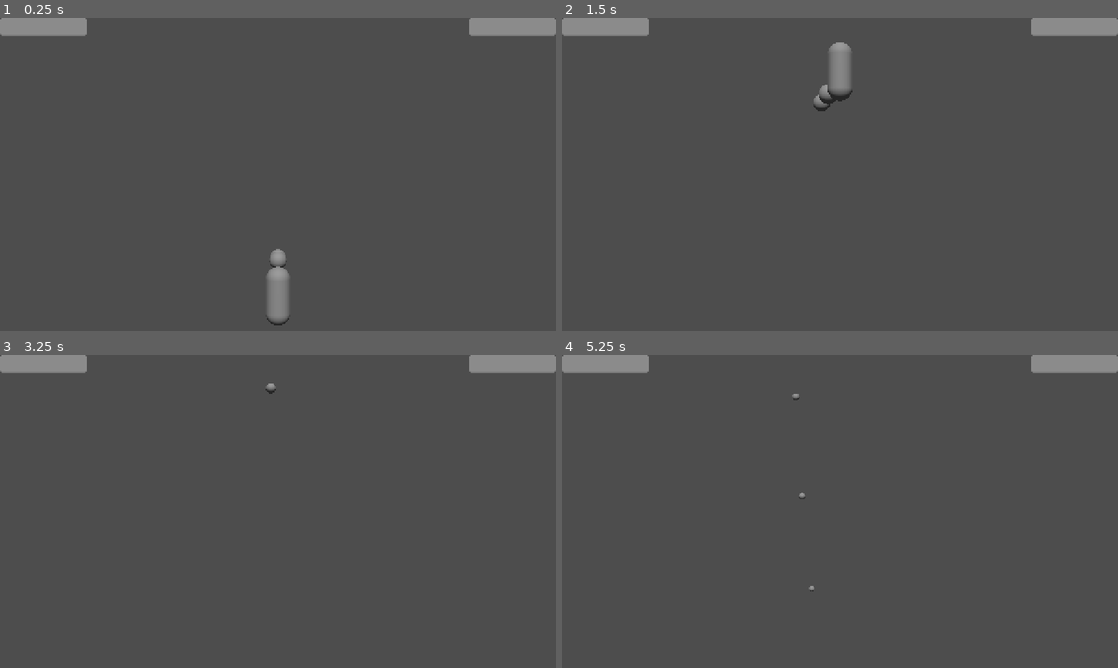
Above: before the commit, frames 1-4 (two rows, left to right).
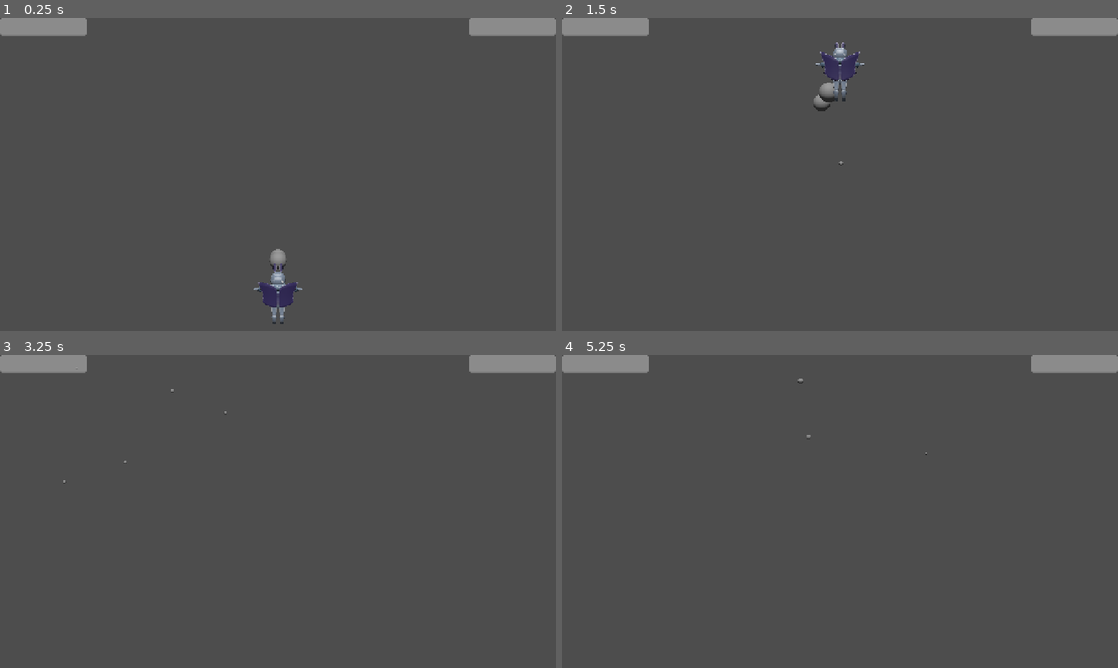
Above: after the commit, the same moments.

Repository: thomaskareka/csce552-3d
Game: Godot game, scene res://scenes/Gameplay.tscn
Same seed, same stepped clock (60 frames per second), same inputs: the game is played once before the commit and once after it.
Inputs (mouse positions are in pixels of both pictures, inside the frame that each line leads up to):
- Up to frame 1 (0.25 s): no input
- Up to frame 2 (1.5 s): tap Enter at 0.5 s; move the mouse to (867, 174) at 0.52 s; press the mouse at (867, 174) at 0.53 s; hold W (move_up) from 0.53 s (still down); move the mouse to (812, 174) at 1.27 s; release the mouse at (812, 174) at 1.28 s; right-click (812, 174) at 1.35 s
- Up to frame 3 (3.25 s): keep holding W (move_up); move the mouse to (289, 505) at 2.02 s; press the mouse at (289, 505) at 2.03 s; move the mouse to (272, 517) at 2.77 s; release the mouse at (272, 517) at 2.78 s; right-click (272, 517) at 2.85 s
- Up to frame 4 (5.25 s): keep holding W (move_up); move the mouse to (878, 514) at 3.52 s; press the mouse at (878, 514) at 3.53 s; move the mouse to (795, 508) at 4.27 s; release the mouse at (795, 508) at 4.28 s; right-click (795, 508) at 4.35 s; move the mouse to (845, 511) at 5.02 s; press the mouse at (845, 511) at 5.03 s

The runs differ from the first frame. In frame 1, 0.7% of the frame differs, in the area x 45-55%, y 78-99%; in frame 2, 0.8%, in the area x 45-55%, y 7-48%; in frame 3, less than 0.1%; in frame 4, less than 0.1%.

Commit message:
start of boss states, setup blobs

Diff:
--- /dev/null
+++ b/components/ai/MovementHelper.gd
@@ -0,0 +1,13 @@
+extends Node
+class_name MovementHelper
+
+static func get_position_from_target(source: Vector3, target: Vector3, velocity: float, delta: float) -> Vector3:
+	var direction = target - source
+	var distance = direction.length_squared()
+
+	var move_distance = velocity * delta
+	if move_distance >= distance:
+		return target
+
+	var new_position = source + direction.normalized() * move_distance
+	return new_position
--- /dev/null
+++ b/components/ai/blob_ai.gd
@@ -0,0 +1,16 @@
+extends EnemyAI
+class_name BlobEnemyAI
+const BLOB_SCENE = preload("uid://b578iscp5s8yq")
+const BLOB_COUNT = 10
+
+@export var TARGET_Z = 20
+
+var blobs: Array[Node3D] = []
+
+func _ready() -> void:
+	for i in range(BLOB_COUNT):
+		var new_blob = BLOB_SCENE.instantiate()
+		new_blob.position.x += i * 4
+		add_child(new_blob)
+		blobs.append(new_blob)
+	super._ready()
--- a/components/ai/state.gd
+++ b/components/ai/state.gd
@@ -6,16 +6,23 @@
 var entity: Node = null
 var state_magine: Node = null
 
+var state_length := 10.0
+var time_remaining := 10.0
+var transition_state = ""
+
 func enter(_entity: Node, _machine: Node, params: Dictionary = {}) -> void:
 	entity = _entity
 	state_magine = _machine
+	time_remaining = state_length
 	set_physics_process(true)
 
 func exit() -> void:
 	set_physics_process(false)
 
 func tick(delta: float) -> void:
-	pass
+	time_remaining -= delta
+	if time_remaining <= 0:
+		request_transition_to(transition_state)
 
 func request_transition_to(_name: String, params: Dictionary = {}) -> void:
 	request_transition.emit(_name, params)
--- a/components/ai/state_machine.gd
+++ b/components/ai/state_machine.gd
@@ -8,6 +8,7 @@
 var current_state_name: String = ""
 
 func change_to_start() -> void:
+	print("changing to start state ", start_state)
 	if start_state != "":
 		change_state(start_state)
 
--- /dev/null
+++ b/components/ai/states/blobs/CircleIdle.tscn
@@ -0,0 +1,6 @@
+[gd_scene load_steps=2 format=3 uid="uid://xvs1lencgiw4"]
+
+[ext_resource type="Script" uid="uid://8mkbk6poe4fp" path="res://components/ai/states/blobs/circle_idle.gd" id="1_b0syv"]
+
+[node name="CircleIdle" type="Node3D"]
+script = ExtResource("1_b0syv")
--- /dev/null
+++ b/components/ai/states/blobs/circle_idle.gd
@@ -0,0 +1,21 @@
+extends State
+class_name CircleIdleState
+
+var blobs: Array[Node3D] = []
+var velocity = 20
+
+func enter(_entity: Node, _machine: Node, params: Dictionary = {}) -> void:
+	super.enter(_entity, _machine, params)
+	if _entity is BlobEnemyAI:
+		blobs = _entity.blobs
+	else:
+		request_transition_to(transition_state)
+
+func tick(delta: float) -> void:
+	var center = entity.position
+	for i in range(blobs.size()):
+		var angle = TAU / blobs.size() * i + (time_remaining * 1.5)
+		var x = center.x + (10 * cos(angle))
+		var y = center.y + (10 * sin(angle))
+		blobs[i].position = MovementHelper.get_position_from_target(blobs[i].position, Vector3(x, y, 0), velocity, delta)
+	super.tick(delta)
--- a/components/ai/states/idle/IdleState.tscn
+++ /dev/null
@@ -1,16 +0,0 @@
-[gd_scene load_steps=2 format=3 uid="uid://c43nsn81hxn6c"]
-
-[sub_resource type="GDScript" id="GDScript_rals6"]
-script/source = "extends State
-
-@export var timer := 2.0
-@export var test: String = \"\"
-
-func tick(delta: float) -> void:
-	if timer < 0:
-		request_transition_to(test)
-"
-
-[node name="IdleState" type="Node3D"]
-script = SubResource("GDScript_rals6")
-test = "b"
--- a/components/ai/states/idle/IdleState2.tscn
+++ /dev/null
@@ -1,16 +0,0 @@
-[gd_scene load_steps=2 format=3 uid="uid://1samddi45bot"]
-
-[sub_resource type="GDScript" id="GDScript_rals6"]
-script/source = "extends State
-
-@export var timer := 2.0
-@export var test: String = \"\"
-
-func tick(delta: float) -> void:
-	if timer < 0:
-		request_transition_to(test)
-"
-
-[node name="IdleState" type="Node3D"]
-script = SubResource("GDScript_rals6")
-test = "a"
--- a/components/gameplay/entity_tracker.gd
+++ b/components/gameplay/entity_tracker.gd
@@ -5,10 +5,13 @@
 
 var player: Node3D
 var boss: Node3D
+var boss_targets: Array[Node3D]
 
 func init(_player, _boss) -> void:
 	player = _player
 	boss = _boss
+	if boss is BlobEnemyAI:
+		boss_targets = boss.blobs
 
 func reset() -> void:
 	player = null
@@ -20,6 +23,17 @@
 	return Vector3.ZERO
 
 func get_boss_position() -> Vector3:
-	if player:
+	if boss:
 		return boss.global_position
 	return Vector3.ZERO
+
+func get_closest(starting_position: Vector3) -> Vector3:
+	var closest = null
+	var minimum_distance = INF
+
+	for target: Node3D in boss_targets:
+		var distance = target.global_position.distance_squared_to(starting_position)
+		if distance < minimum_distance:
+			minimum_distance = distance
+			closest = target
+	return closest.global_position
--- a/components/projectiles/movement_data/tracking_move.gd
+++ b/components/projectiles/movement_data/tracking_move.gd
@@ -20,7 +20,7 @@
 			pass
 		ColliderMasks.TARGETS.NEAREST_ENEMY:
 			#TODO: get nearest
-			target_position = entity_tracker.get_boss_position()
+			target_position = entity_tracker.get_closest(p.global_position)
 		ColliderMasks.TARGETS.BOSS:
 			target_position = entity_tracker.get_boss_position()
 		_:
--- a/objects/Boss01.tscn
+++ /dev/null
@@ -1,20 +0,0 @@
-[gd_scene load_steps=5 format=3 uid="uid://bij33rgmt2n2h"]
-
-[ext_resource type="Script" uid="uid://bidq4ivueg7bv" path="res://components/colliders/entity_collider.gd" id="1_8qard"]
-[ext_resource type="Script" uid="uid://c2xvttwyhvc6h" path="res://components/ai/enemy_ai.gd" id="1_girlp"]
-[ext_resource type="PackedScene" uid="uid://f7uiqvdwatqk" path="res://components/ai/StateMachine.tscn" id="2_l3ovt"]
-
-[sub_resource type="SphereShape3D" id="SphereShape3D_l3ovt"]
-radius = 3.0
-
-[node name="Boss01" type="Node3D" groups=["Boss"]]
-script = ExtResource("1_girlp")
-
-[node name="EntityCollider" type="Area3D" parent="."]
-script = ExtResource("1_8qard")
-
-[node name="CollisionShape3D" type="CollisionShape3D" parent="EntityCollider"]
-shape = SubResource("SphereShape3D_l3ovt")
-debug_color = Color(0.99668854, 0, 0.19077486, 0.41960785)
-
-[node name="StateMachine" parent="." instance=ExtResource("2_l3ovt")]
--- a/objects/Player.tscn
+++ b/objects/Player.tscn
@@ -7,10 +7,7 @@
 [ext_resource type="Script" uid="uid://ds16n8tolty8e" path="res://components/projectiles/projectile_data.gd" id="4_sderm"]
 [ext_resource type="Script" uid="uid://bqhg63xep6p1m" path="res://components/projectiles/movement_data/tracking_move.gd" id="5_reqkl"]
 [ext_resource type="Script" uid="uid://cxojmk3n7nf4g" path="res://components/projectiles/movement_data/base_move.gd" id="5_sderm"]
-
-[sub_resource type="CapsuleMesh" id="CapsuleMesh_gndvh"]
-radius = 0.25
-height = 1.2
+[ext_resource type="PackedScene" uid="uid://c0xjbkaw7pa6r" path="res://assets/mesh/moth.glb" id="8_jmmr7"]
 
 [sub_resource type="CapsuleShape3D" id="CapsuleShape3D_8ak8y"]
 radius = 0.2
@@ -67,11 +64,6 @@
 
 [node name="UserInput" parent="." instance=ExtResource("1_8ak8y")]
 
-[node name="MeshInstance3D" type="MeshInstance3D" parent="."]
-mesh = SubResource("CapsuleMesh_gndvh")
-
-[node name="Skeleton3D" type="Skeleton3D" parent="MeshInstance3D"]
-
 [node name="PhysicsCollider" type="CollisionShape3D" parent="."]
 shape = SubResource("CapsuleShape3D_8ak8y")
 
@@ -109,3 +101,6 @@
 POOL_SIZE = 4
 LAYER = 16
 MASK = 8
+
+[node name="moth" parent="." instance=ExtResource("8_jmmr7")]
+transform = Transform3D(1, 0, 0, 0, 1, 0, 0, 0, 1, 0, -0.6, 0)
--- /dev/null
+++ b/objects/boss01/Boss01.tscn
@@ -0,0 +1,14 @@
+[gd_scene load_steps=4 format=3 uid="uid://bij33rgmt2n2h"]
+
+[ext_resource type="Script" uid="uid://bl3vojitachid" path="res://components/ai/blob_ai.gd" id="1_hgrkj"]
+[ext_resource type="PackedScene" uid="uid://f7uiqvdwatqk" path="res://components/ai/StateMachine.tscn" id="2_nnc8w"]
+[ext_resource type="PackedScene" uid="uid://xvs1lencgiw4" path="res://components/ai/states/blobs/CircleIdle.tscn" id="3_nnc8w"]
+
+[node name="Boss01" type="Node3D" groups=["Boss"]]
+script = ExtResource("1_hgrkj")
+
+[node name="StateMachine" parent="." instance=ExtResource("2_nnc8w")]
+start_state = "circle_idle"
+state_scenes = Dictionary[String, PackedScene]({
+"circle_idle": ExtResource("3_nnc8w")
+})
--- /dev/null
+++ b/objects/boss01/BossBlob.tscn
@@ -0,0 +1,15 @@
+[gd_scene load_steps=3 format=3 uid="uid://b578iscp5s8yq"]
+
+[ext_resource type="Script" uid="uid://bidq4ivueg7bv" path="res://components/colliders/entity_collider.gd" id="1_rwklj"]
+
+[sub_resource type="SphereShape3D" id="SphereShape3D_cuit7"]
+radius = 2.0
+
+[node name="BossBlob" type="Node3D" groups=["Enemy"]]
+
+[node name="EntityCollider" type="Area3D" parent="."]
+script = ExtResource("1_rwklj")
+
+[node name="CollisionShape3D" type="CollisionShape3D" parent="EntityCollider"]
+shape = SubResource("SphereShape3D_cuit7")
+debug_color = Color(0.972549, 0, 0, 0.41960785)
--- a/project.godot
+++ b/project.godot
@@ -33,6 +33,7 @@
 ProjectileCollection=""
 EntityTracker=""
 Boss=""
+Enemy=""
 
 [input]
 
--- a/scenes/Gameplay.tscn
+++ b/scenes/Gameplay.tscn
@@ -6,7 +6,7 @@
 [ext_resource type="PackedScene" uid="uid://bdpifgyevjjc5" path="res://objects/Player.tscn" id="3_jfxgp"]
 [ext_resource type="Script" uid="uid://dbw7pnpc5lwuj" path="res://components/gameplay/gameplay_gui_manager.gd" id="5_jfxgp"]
 [ext_resource type="PackedScene" uid="uid://clyer6k1tm78d" path="res://components/gameplay/EntityTracker.tscn" id="6_4rwr5"]
-[ext_resource type="PackedScene" uid="uid://bij33rgmt2n2h" path="res://objects/Boss01.tscn" id="7_4rwr5"]
+[ext_resource type="PackedScene" uid="uid://bij33rgmt2n2h" path="res://objects/boss01/Boss01.tscn" id="7_4rwr5"]
 
 [node name="Gameplay" type="Node3D"]
 script = ExtResource("1_a8mty")
@@ -54,4 +54,4 @@
 [node name="EntityTracker" parent="." instance=ExtResource("6_4rwr5")]
 
 [node name="Boss01" parent="." instance=ExtResource("7_4rwr5")]
-transform = Transform3D(1, 0, 0, 0, 1, 0, 0, 0, 1, 0, 0, 20.517256)
+transform = Transform3D(1, 0, 0, 0, 1, 0, 0, 0, 1, 0, 0, 40.692017)
Binary file added: assets/mesh/moth.glb
Not shown, added: assets/mesh/moth.glb.import
Binary file added: assets/mesh/moth_texture.png
Not shown, added: assets/mesh/moth_texture.png.import
Not shown, added: components/ai/MovementHelper.gd.uid
Not shown, added: components/ai/blob_ai.gd.uid
Not shown, added: components/ai/states/blobs/circle_idle.gd.uid
